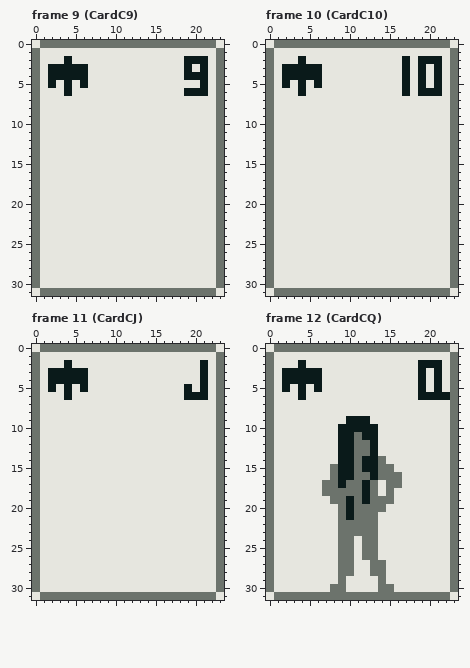
File history of a pixel-art file, assets/atlas/card.aseprite. Above is the file before it was changed.
24x32 pixels, 61 frames. Shown: frame 9 (CardC9), frame 10 (CardC10), frame 11 (CardCJ), frame 12 (CardCQ). The commit also changed other frames, which this record leaves out.
The same view after the edit:
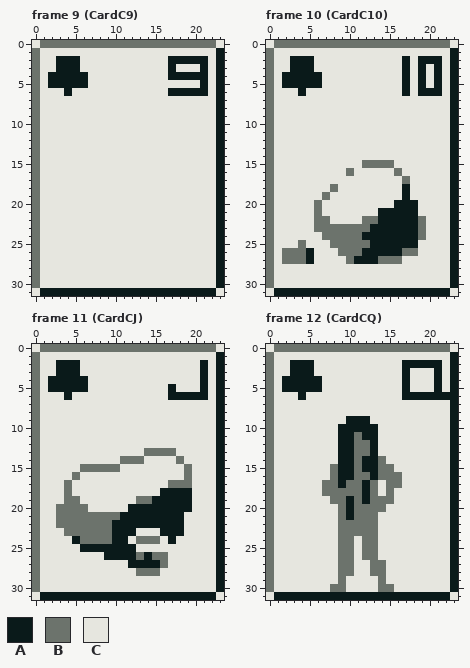
Palette (. is transparent): A #0a1a1a  B #6c736c  C #e6e6df
Commit message: Make ranks wide and revise clubs
The edit:
Frame 9 (CardC9), layers "rank", "suit", "card":
y 1: x 23 B -> A
y 2: x 3 C -> A; x 5 C -> A; x 17..18 CC -> AA; x 23 B -> A
y 3: x 2 A -> C; x 6 A -> C; x 17 C -> A; x 19 A -> C; x 23 B -> A
y 4: x 17..18 CC -> AA; x 23 B -> A
y 5: x 3 C -> A; x 5 C -> A; x 23 B -> A
y 6: x 17..18 CC -> AA; x 23 B -> A
y 7..30: x 23 B -> A
y 31: x 1..22 BBBBBBBBBBBBBBBBBBBBBB -> AAAAAAAAAAAAAAAAAAAAAA
Frame 10 (CardC10), layers "suit", "face", "card":
y 1: x 23 B -> A
y 2: x 3 C -> A; x 5 C -> A; x 23 B -> A
y 3: x 2 A -> C; x 6 A -> C; x 23 B -> A
y 4: x 23 B -> A
y 5: x 3 C -> A; x 5 C -> A; x 23 B -> A
y 6..14: x 23 B -> A
y 15: x 12..15 CCCC -> BBBB; x 23 B -> A
y 16: x 10 C -> B; x 16 C -> B; x 23 B -> A
y 17: x 17 C -> B; x 23 B -> A
y 18: x 8 C -> B; x 17 C -> A; x 23 B -> A
y 19: x 7 C -> B; x 17 C -> A; x 23 B -> A
y 20: x 6 C -> B; x 16..18 CCC -> AAA; x 23 B -> A
y 21: x 6 C -> B; x 14..18 CCCCC -> AAAAA; x 23 B -> A
y 22: x 6..7 CC -> BB; x 12..19 CCCCCCCC -> BBAAAAAB; x 23 B -> A
y 23: x 6..19 CCCCCCCCCCCCCC -> BBBBBBBAAAAAAB; x 23 B -> A
y 24: x 7..19 CCCCCCCCCCCCC -> BBBBBAAAAAAAB; x 23 B -> A
y 25: x 4 C -> B; x 8..18 CCCCCCCCCCC -> BBBBBAAAAAA; x 23 B -> A
y 26: x 2..5 CCCC -> BBBA; x 9..18 CCCCCCCCCC -> BBBAAAAABB; x 23 B -> A
y 27: x 2..5 CCCC -> BBBA; x 10..16 CCCCCCC -> BAAABBB; x 23 B -> A
y 28..30: x 23 B -> A
y 31: x 1..22 BBBBBBBBBBBBBBBBBBBBBB -> AAAAAAAAAAAAAAAAAAAAAA
Frame 11 (CardCJ):
y 1: x 23 B -> A
y 2: x 3 C -> A; x 5 C -> A; x 23 B -> A
y 3: x 2 A -> C; x 6 A -> C; x 23 B -> A
y 4: x 23 B -> A
y 5: x 3 C -> A; x 5 C -> A; x 17 C -> A; x 19 A -> C; x 23 B -> A
y 6: x 17..18 CC -> AA; x 23 B -> A
y 7..12: x 23 B -> A
y 13: x 14..17 CCCC -> BBBB; x 23 B -> A
y 14: x 11..13 CCC -> BBB; x 18 C -> B; x 23 B -> A
y 15: x 6..10 CCCCC -> BBBBB; x 19 C -> B; x 23 B -> A
y 16: x 5 C -> B; x 19 C -> B; x 23 B -> A
y 17: x 4 C -> B; x 17..19 CCC -> BBB; x 23 B -> A
y 18: x 4 C -> B; x 16..19 CCCC -> AAAA; x 23 B -> A
y 19: x 4..5 CC -> BB; x 13..19 CCCCCCC -> BBAAAAA; x 23 B -> A
y 20: x 3..6 CCCC -> BBBB; x 12..19 CCCCCCCC -> AAAAAAAA; x 23 B -> A
y 21: x 3..18 CCCCCCCCCCCCCCCC -> BBBBBBBBAAAAAAAA; x 23 B -> A
y 22: x 3..18 CCCCCCCCCCCCCCCC -> BBBBBBBAAAAAAAAA; x 23 B -> A
y 23: x 4..12 CCCCCCCCC -> BBBBBBAAA; x 16..18 CCC -> AAA; x 23 B -> A
y 24: x 5..11 CCCCCCC -> ABBBBAA; x 13..15 CCC -> BBB; x 17 C -> A; x 23 B -> A
y 25: x 6..12 CCCCCCC -> AAAAAAA; x 23 B -> A
y 26: x 9..16 CCCCCCCC -> AAAABABB; x 23 B -> A
y 27: x 12..16 CCCCC -> AAAAB; x 23 B -> A
y 28: x 13..15 CCC -> BBB; x 23 B -> A
y 29..30: x 23 B -> A
y 31: x 1..22 BBBBBBBBBBBBBBBBBBBBBB -> AAAAAAAAAAAAAAAAAAAAAA
Frame 12 (CardCQ), layers "rank", "suit", "card":
y 1: x 23 B -> A
y 2: x 3 C -> A; x 5 C -> A; x 17..18 CC -> AA; x 23 B -> A
y 3: x 2 A -> C; x 6 A -> C; x 17 C -> A; x 19 A -> C; x 23 B -> A
y 4: x 17 C -> A; x 19 A -> C; x 23 B -> A
y 5: x 3 C -> A; x 5 C -> A; x 17 C -> A; x 19 A -> C; x 23 B -> A
y 6: x 17..18 CC -> AA; x 23 B -> A
y 7..30: x 23 B -> A
y 31: x 1..22 BBBBBBBBBBBBBBBBBBBBBB -> AAAAAAAAAAAAAAAAAAAAAA
Boxes around the changes in both pictures, in picture pixels (x1, y1, x2, y2):
changed: (40, 48, 224, 296)
changed: (274, 48, 458, 296)
changed: (40, 352, 224, 600)
changed: (274, 352, 458, 600)
